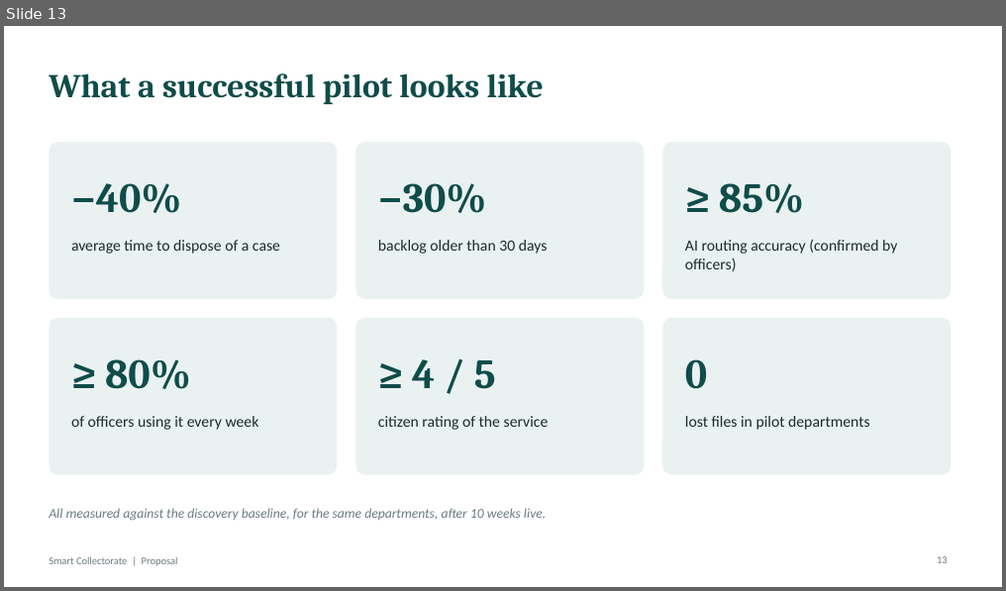
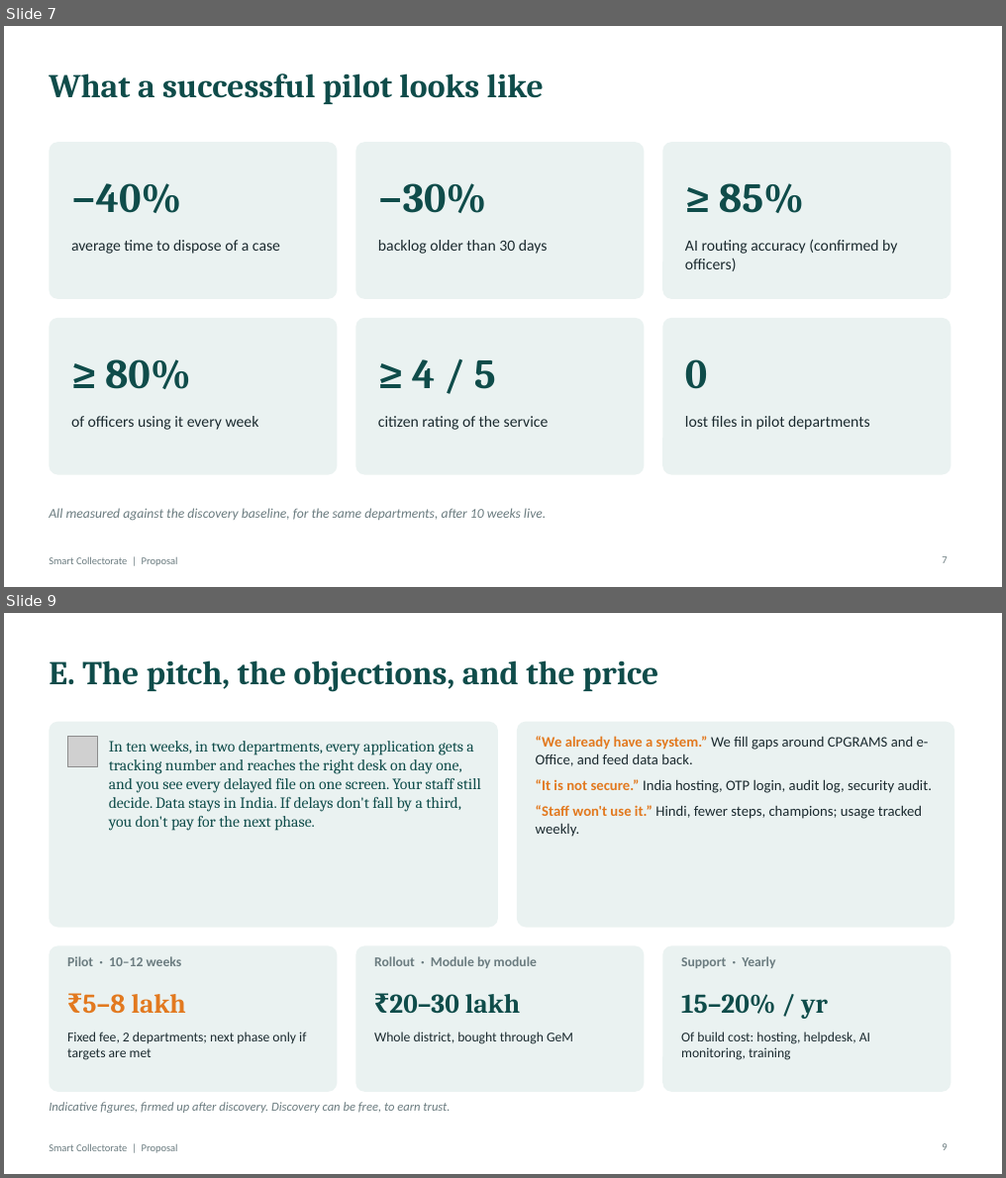
Before and after one commit to easycodewithme/Assignemnt-Automation, a slide deck: presentation/Smart_Collectorate_Proposal.pptx. Shown one above the other, each under a label of ours: slide 13 before the commit, slides 7 and 9 after it; the slides between them are not shown. The pictures are 1006x591 and 1006x1178 pixels, drawn with LibreOffice and Linux fonts; fonts in the diff are those of the drawing; grey boxes stand for pictures. Boxes give left, top, right and bottom in pixels: in the first picture for what was removed or moved away, otherwise in the second. Text is boxed around its words. In the diff, an @@ line names an element or a change of style, - is before the commit and + after.

```diff
--- a/presentation/Smart_Collectorate_Proposal.pptx
+++ b/presentation/Smart_Collectorate_Proposal.pptx
@@ slide 9 added at [4, 613, 1002, 1174], background #FFFFFF; not listed: 1 template element that a slide beside it also shows @@
@@ title added at [49, 661, 658, 692], 32 pt, text #0F4C4A, bold @@
+E. The pitch, the objections, and the price
@@ rounded rectangle added at [49, 722, 498, 928], fill #EAF2F1 @@
@@ rounded rectangle added at [517, 722, 954, 928], fill #EAF2F1 @@
@@ picture added at [67, 737, 98, 766] @@
@@ text added at [109, 741, 481, 831], 15 pt, text #0F4C4A @@
+In ten weeks, in two departments, every application gets a tracking number and reaches the right desk on day one, and you see every delayed file on one screen. Your staff still decide. Data stays in India. If delays don't fall by a third, you don't pay for the next phase.
@@ text added at [536, 736, 932, 837], 14 pt, text #1B2A2F @@
+“We already have a system.” We fill gaps around CPGRAMS and e-Office, and feed data back.
+“It is not secure.” India hosting, OTP login, audit log, security audit.
+“Staff won't use it.” Hindi, fewer steps, champions; usage tracked weekly.
@@ rounded rectangle added at [49, 947, 338, 1092], fill #EAF2F1 @@
@@ text added at [67, 957, 182, 966], 13 pt, text #6B7C80, bold @@
+Pilot · 10–12 weeks
@@ rounded rectangle added at [355, 947, 645, 1092], fill #EAF2F1 @@
@@ text added at [374, 957, 537, 968], 13 pt, text #6B7C80, bold @@
+Rollout · Module by module
@@ rounded rectangle added at [662, 947, 951, 1092], fill #EAF2F1 @@
@@ text added at [681, 957, 775, 968], 13 pt, text #6B7C80, bold @@
+Support · Yearly
@@ text added at [82, 994, 186, 1013], 26 pt, text #E2791F, bold @@
+₹5–8 lakh
@@ text added at [389, 994, 520, 1014], 26 pt, text #0F4C4A, bold @@
+₹20–30 lakh
@@ text added at [681, 994, 828, 1018], 26 pt, text #0F4C4A, bold @@
+15–20% / yr
@@ text added at [67, 1032, 306, 1060], 13 pt, text #1B2A2F @@
+Fixed fee, 2 departments; next phase only if targets are met
@@ text added at [374, 1032, 573, 1045], 13 pt, text #1B2A2F @@
+Whole district, bought through GeM
@@ text added at [681, 1032, 870, 1060], 13 pt, text #1B2A2F @@
+Of build cost: hosting, helpdesk, AI monitoring, training
@@ text added at [49, 1102, 450, 1113], 12 pt, text #6B7C80, italic @@
+Indicative figures, firmed up after discovery. Discovery can be free, to earn trust.
@@ page number added at [942, 1144, 946, 1151], 10 pt, text #6B7C80 @@
+9
@@ what was slide 13 is now slide 7 @@
@@ page number at [942, 557, 946, 564]: text changed @@
-13
+7
```
Also in this commit, not shown: 4 slides changed, 3 other slides added, 14 slides removed, 1 other file.
